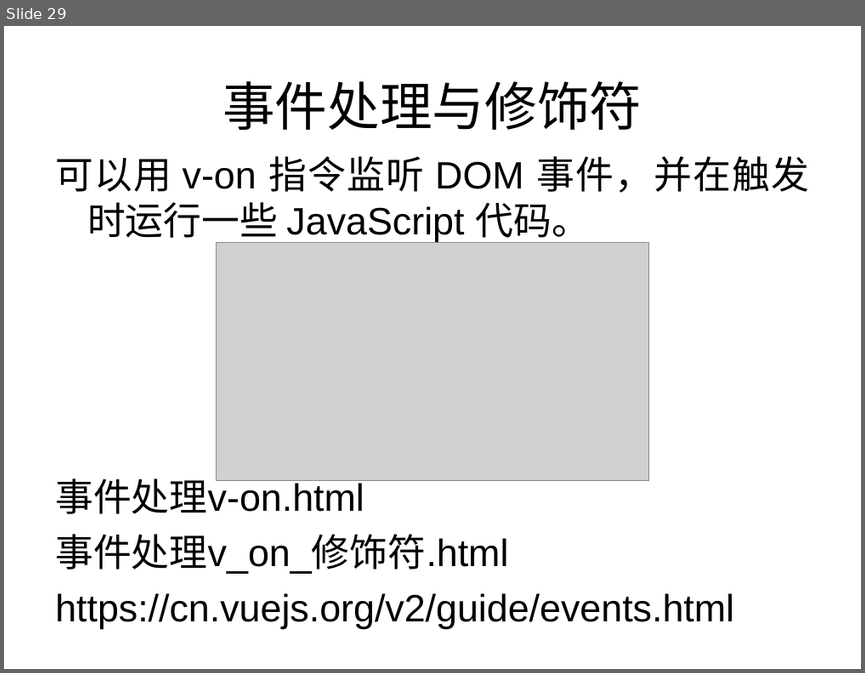
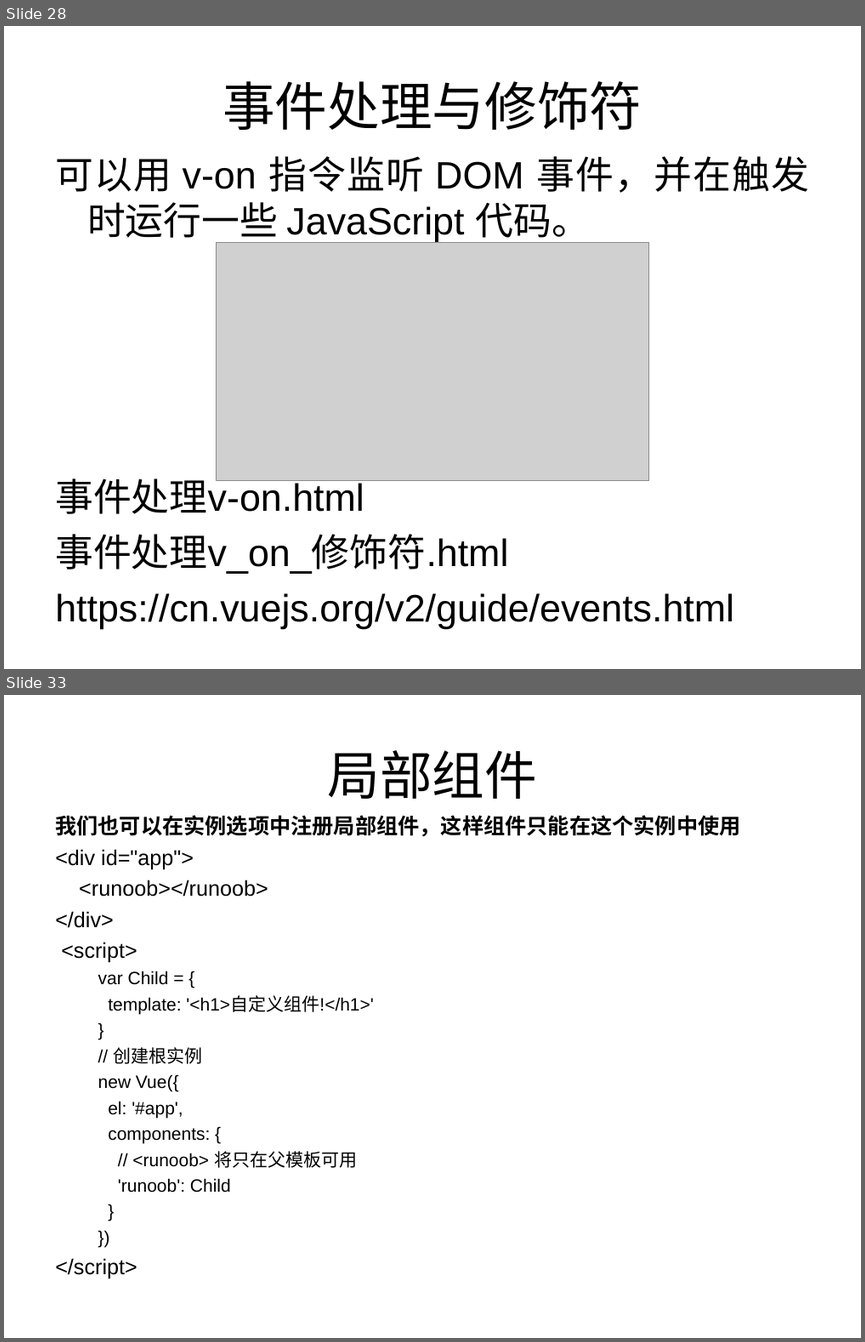
Before and after one commit to zhang13/VueLearn, a slide deck: doc/Vue入坑指南.ppt. Shown one above the other, each under a label of ours: slide 29 before the commit, slides 28 and 33 after it; the slides between them are not shown. The pictures are 865x673 and 865x1342 pixels, drawn with LibreOffice and Linux fonts; fonts in the diff are those of the drawing; grey boxes stand for pictures. Boxes give left, top, right and bottom in pixels: in the first picture for what was removed or moved away, otherwise in the second. Text is boxed around its words. In the diff, an @@ line names an element or a change of style, - is before the commit and + after.

```diff
--- a/doc/Vue入坑指南.ppt
+++ b/doc/Vue入坑指南.ppt
@@ slide 33 added at box(4, 695, 861, 1338), background #FFFFFF @@
@@ title added at box(328, 750, 538, 799), 44 pt, text #000000 @@
+局部组件
@@ text added at box(55, 815, 740, 1278), 15 pt, text #000000 @@
+我们也可以在实例选项中注册局部组件，这样组件只能在这个实例中使用
+<div id="app">
+<runoob></runoob>
+</div>
+<script>
+  var Child = {
+  template: '<h1>自定义组件!</h1>'
+  }
+  // 创建根实例
+  new Vue({
+  el: '#app',
+  components: {
+  // <runoob> 将只在父模板可用
+  'runoob': Child
+  }
+  })
+</script>
@@ what was slide 29 is now slide 28 @@
```
Also in this commit, not shown: 8 slides changed, 17 other slides added, 4 slides removed, 14 other files.
